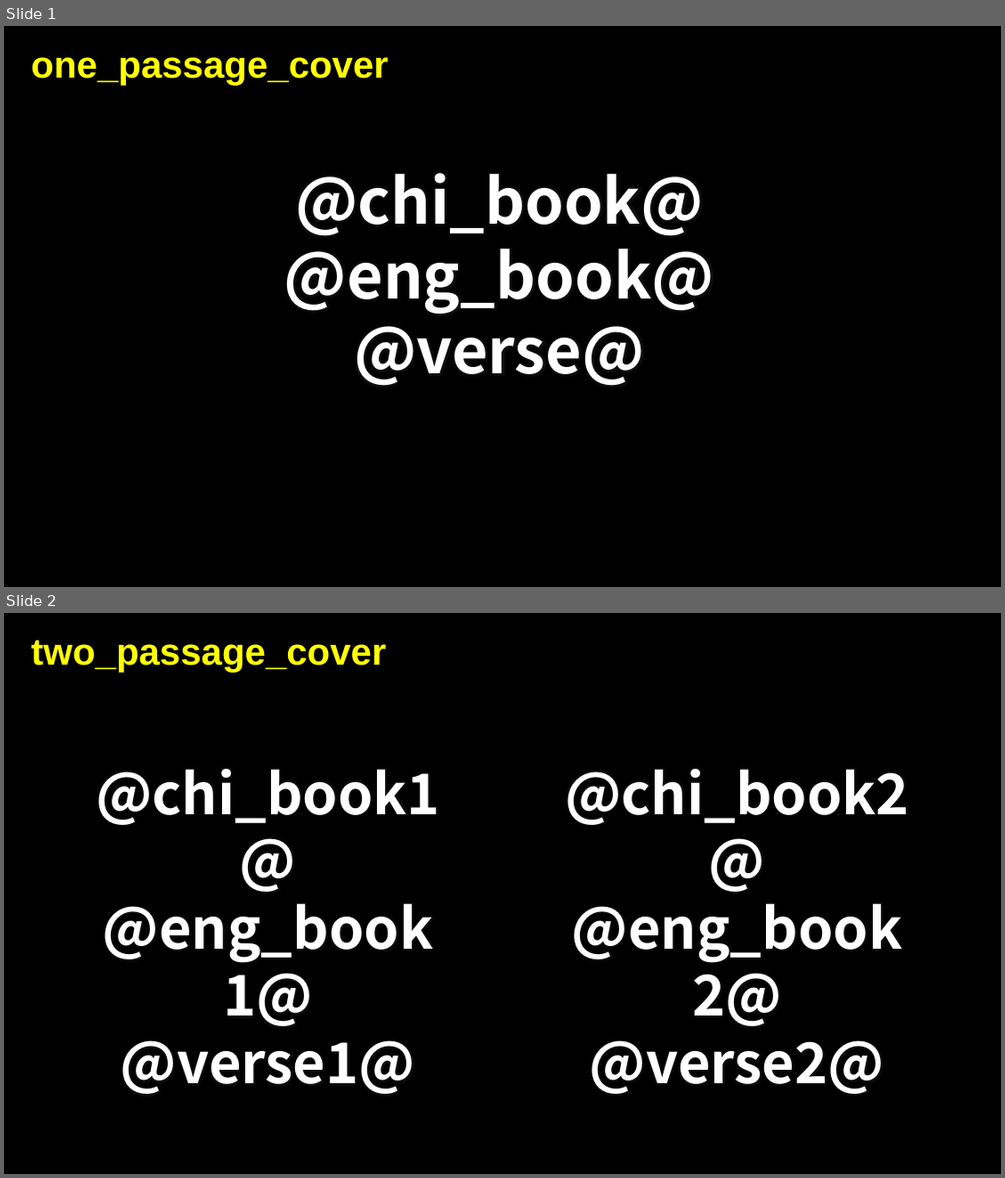
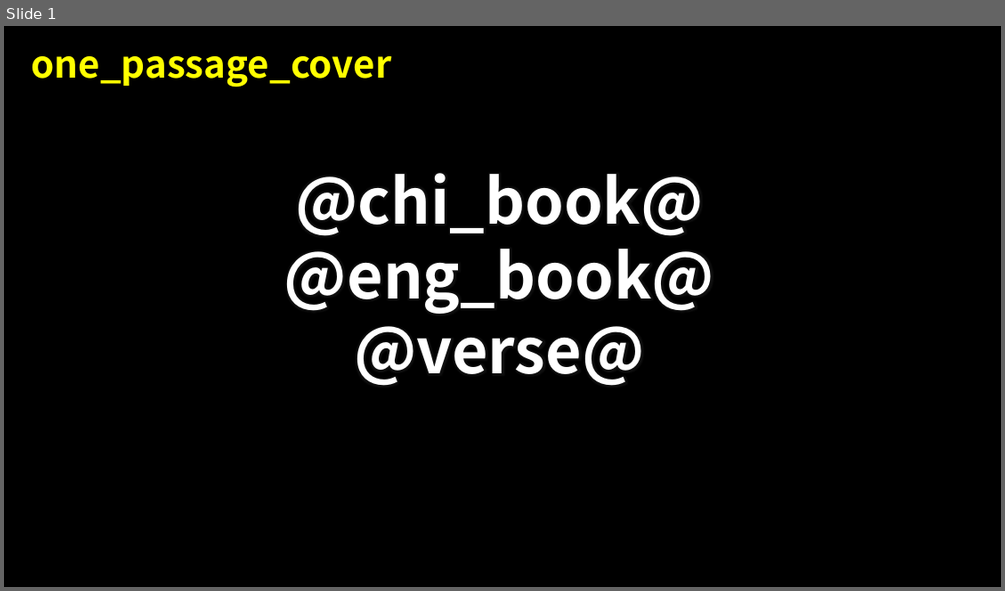
Before and after one commit to DrakonDarquesse/bvpg, a slide deck: api/template/passage_template.pptx. Shown one above the other, each under a label of ours: slides 1 and 2 before the commit, slide 1 after it. The pictures are 1005x1178 and 1005x591 pixels, drawn with LibreOffice and Linux fonts; fonts in the diff are those of the drawing. Boxes give left, top, right and bottom in pixels: in the first picture for what was removed or moved away, otherwise in the second. Text is boxed around its words. In the diff, an @@ line names an element or a change of style, - is before the commit and + after.

```diff
--- a/api/template/passage_template.pptx
+++ b/api/template/passage_template.pptx
@@ slide 2 removed at [4,613,1001,1174], background #000000 @@
@@ title removed at [31,640,386,672] @@
-two_passage_cover
@@ text removed at [96,769,440,1094] @@
-@chi_book1@
-@eng_book1@
-@verse1@
@@ text removed at [565,769,909,1094] @@
-@chi_book2@
-@eng_book2@
-@verse2@
@@ slide 1 changed as well @@
@@ title "one_passage_cover" at [31,56,391,87]: font Arial to Noto Sans CJK SC @@
```
Also in this commit, not shown: 1 other slide changed, 1 other file.
